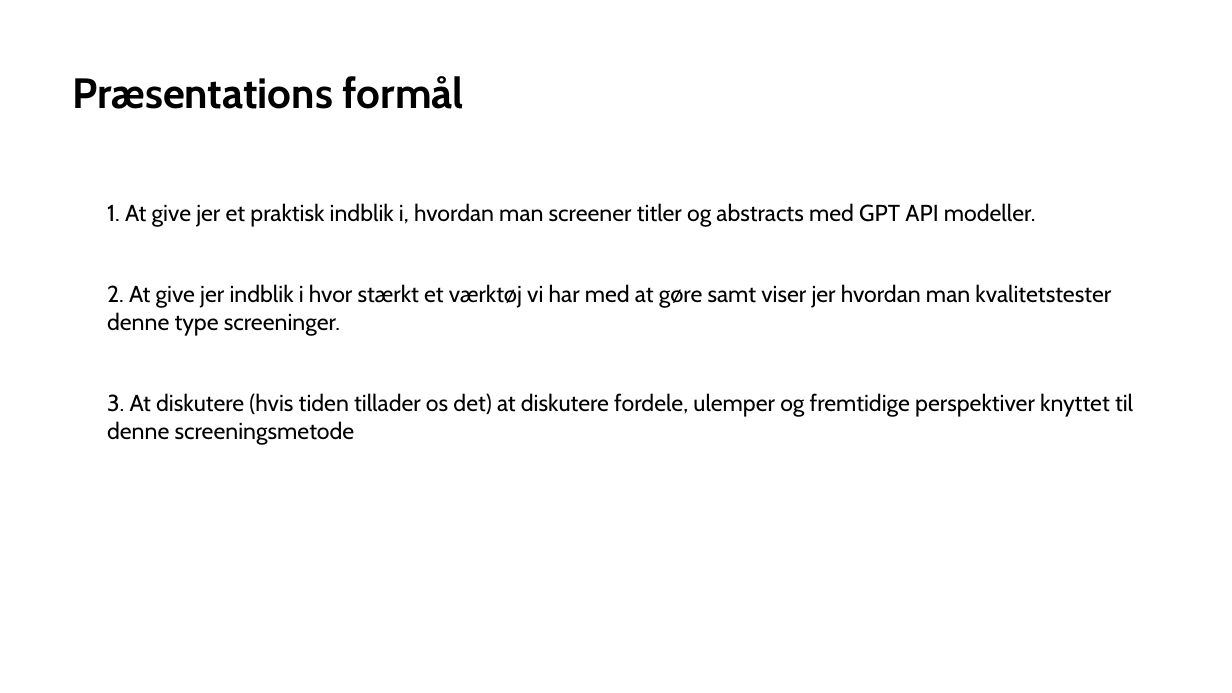
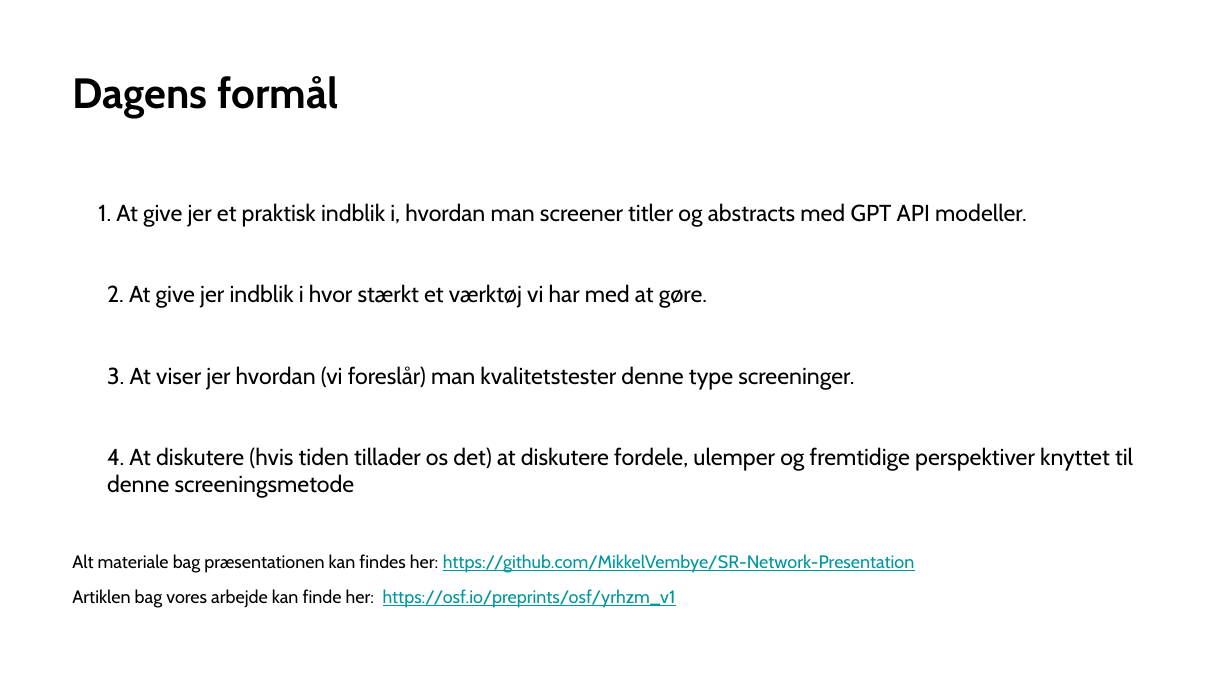
Before and after one commit to MikkelVembye/SR-Network-Presentation, a slide deck: slide 2 of Brug af GPT API modeller til at screene.pptx. Drawn at 1232x693 pixels with LibreOffice and Linux fonts; fonts in the diff are those of the drawing; background and template pictures are left out. Boxes give left, top, right and bottom in pixels: in the first picture for what was removed or moved away, otherwise in the second. Text is boxed around its words. In the diff, an @@ line names an element or a change of style, - is before the commit and + after.

```diff
--- a/Brug af GPT API modeller til at screene.pptx
+++ b/Brug af GPT API modeller til at screene.pptx
@@ title at box(72, 76, 338, 118): text changed @@
-Præsentations formål
+Dagens formål
@@ text at box(98, 203, 1027, 227): bullet 1. to none @@
@@ text at box(72, 284, 1133, 608): text changed @@
-2. 2. At give jer indblik i hvor stærkt et værktøj vi har med at gøre samt viser jer hvordan man kvalitetstester denne type screeninger.
-3. 3. At diskutere (hvis tiden tillader os det) at diskutere fordele, ulemper og fremtidige perspektiver knyttet til denne screeningsmetode
+1. 2. At give jer indblik i hvor stærkt et værktøj vi har med at gøre.
+2. 3. At viser jer hvordan (vi foreslår) man kvalitetstester denne type screeninger.
+3. 4. At diskutere (hvis tiden tillader os det) at diskutere fordele, ulemper og fremtidige perspektiver knyttet til denne screeningsmetode
+Alt materiale bag præsentationen kan findes her: https://github.com/MikkelVembye/SR-Network-Presentation
+Artiklen bag vores arbejde kan finde her: https://osf.io/preprints/osf/yrhzm_v1
```
Also in this commit, not shown: 2 other slides changed, 1 other file.
